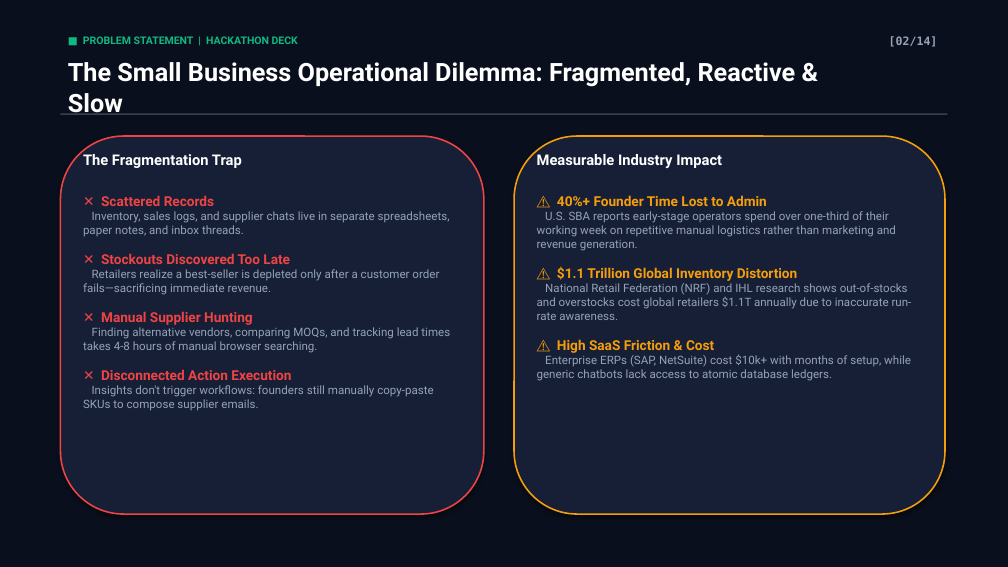
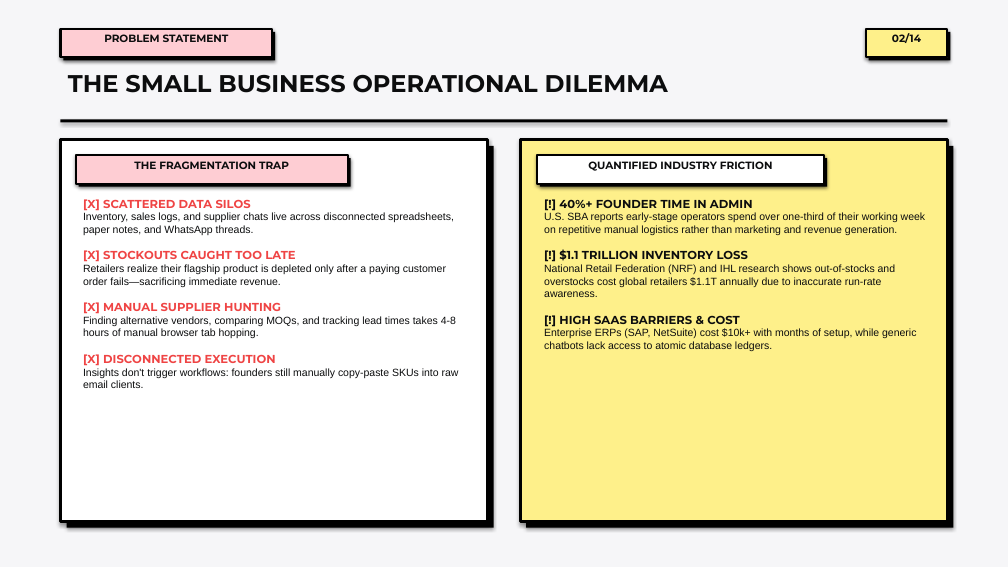
Before and after one commit to SoumilS18/Oppora, a slide deck: slide 2 of Oppora_Hackathon_Presentation.pptx. Drawn at 1008x567 pixels with LibreOffice and Linux fonts; fonts in the diff are those of the drawing. Boxes give left, top, right and bottom in pixels: in the first picture for what was removed or moved away, otherwise in the second. Text is boxed around its words. In the diff, an @@ line names an element or a change of style, - is before the commit and + after.

Commit message:
style: apply Theme 2 authentic Neo-Brutalist design to Oppora presentation

```diff
--- a/Oppora_Hackathon_Presentation.pptx
+++ b/Oppora_Hackathon_Presentation.pptx
@@ rectangle at (0, 0, 1008, 567): fill #0A0F1D to #F6F6F8 @@
@@ rectangle added at (60, 29, 272, 57), fill #FECDD3, outline #000000 2 pt @@
@@ rectangle added at (866, 29, 948, 57), fill #FEF08A, outline #000000 2 pt @@
@@ rectangle added at (64, 32, 275, 60), fill #000000 @@
@@ text at (104, 34, 229, 42): text changed; font Roboto to Montserrat; text colour #10B981 to #0C0D0E @@
-■ PROBLEM STATEMENT | HACKATHON DECK
+PROBLEM STATEMENT
@@ rectangle added at (869, 32, 951, 60), fill #000000 @@
@@ text at (892, 33, 921, 43): text changed; size 11 to 10 pt; font DejaVu Sans Mono to Montserrat; text colour #94A3B8 to #0C0D0E @@
-[02/14]
+02/14
@@ text at (68, 75, 668, 93): text changed; size 24 to 23 pt; font Roboto to Montserrat; text colour #FFFFFF to #0C0D0E @@
-The Small Business Operational Dilemma: Fragmented, Reactive & Slow
+THE SMALL BUSINESS OPERATIONAL DILEMMA
@@ rectangle: place and size @@
-rectangle at (60, 113, 948, 115)
+rectangle at (60, 119, 948, 123)
@@ rectangle at (60, 119, 948, 123): fill #334155 to #000000 @@
@@ rounded rectangle removed at (60, 136, 484, 514) @@
@@ rectangle added at (60, 140, 488, 522), fill #FFFFFF, outline #000000 3 pt @@
@@ rectangle added at (67, 146, 494, 528), fill #000000 @@
@@ rounded rectangle removed at (514, 136, 945, 514) @@
@@ rectangle added at (520, 140, 948, 522), fill #FEF08A, outline #000000 3 pt @@
@@ rectangle added at (526, 146, 954, 528), fill #000000 @@
@@ rectangle added at (76, 155, 348, 184), fill #FECDD3, outline #000000 2 pt @@
@@ rectangle added at (79, 158, 351, 187), fill #000000 @@
@@ text at (134, 161, 289, 169): text changed; size 14 to 10 pt; font Roboto to Montserrat; text colour #FFFFFF to #0C0D0E @@
-The Fragmentation Trap
+THE FRAGMENTATION TRAP
@@ text removed at (537, 154, 722, 168) @@
-Measurable Industry Impact
@@ rectangle added at (537, 155, 824, 184), fill #FFFFFF, outline #000000 2 pt @@
@@ rectangle added at (540, 158, 827, 187), fill #000000 @@
@@ text added at (588, 161, 773, 171), 10 pt, text #0C0D0E, bold @@
+QUANTIFIED INDUSTRY FRICTION
@@ text at (83, 199, 459, 388): text changed; size 11 to 10 pt; font Roboto to Arial; text colour #94A3B8 to #0C0D0E @@
-✕ Scattered Records
-Inventory, sales logs, and supplier chats live in separate spreadsheets, paper notes, and inbox threads.
-✕ Stockouts Discovered Too Late
-Retailers realize a best-seller is depleted only after a customer order fails—sacrificing immediate revenue.
-✕ Manual Supplier Hunting
-Finding alternative vendors, comparing MOQs, and tracking lead times takes 4-8 hours of manual browser searching.
-✕ Disconnected Action Execution
-Insights don't trigger workflows: founders still manually copy-paste SKUs to compose supplier emails.
+[X] SCATTERED DATA SILOS
+Inventory, sales logs, and supplier chats live across disconnected spreadsheets, paper notes, and WhatsApp threads.
+[X] STOCKOUTS CAUGHT TOO LATE
+Retailers realize their flagship product is depleted only after a paying customer order fails—sacrificing immediate revenue.
+[X] MANUAL SUPPLIER HUNTING
+Finding alternative vendors, comparing MOQs, and tracking lead times takes 4-8 hours of manual browser tab hopping.
+[X] DISCONNECTED EXECUTION
+Insights don't trigger workflows: founders still manually copy-paste SKUs into raw email clients.
@@ text "[!] 40%+ FOUNDER TIME IN ...": place and size @@
-text "[!] 40%+ FOUNDER TIME IN ..." at (537, 195, 912, 381)
+text "[!] 40%+ FOUNDER TIME IN ..." at (544, 199, 925, 351)
@@ text at (559, 199, 753, 208): text changed; size 13 to 11 pt; font Roboto to Montserrat; text colour #F59E0B to #0C0D0E @@
-⚠ 40%+ Founder Time Lost to Admin
+[!] 40%+ FOUNDER TIME IN ADMIN
@@ text at (544, 212, 925, 351): size 11 to 10 pt, font Roboto to Arial, text colour #94A3B8 to #0C0D0E in "U.S. SBA reports early-stage operators spend over ...", "National Retail Federation (NRF) and IHL research ...", "Enterprise ERPs (SAP, NetSuite) cost $10k+ with ..." @@
@@ text at (559, 249, 748, 261): text changed; size 13 to 11 pt; font Roboto to Montserrat; text colour #F59E0B to #0C0D0E @@
-⚠ $1.1 Trillion Global Inventory Distortion
+[!] $1.1 TRILLION INVENTORY LOSS
@@ text at (559, 315, 740, 324): text changed; size 13 to 11 pt; font Roboto to Montserrat; text colour #F59E0B to #0C0D0E @@
-⚠ High SaaS Friction & Cost
+[!] HIGH SAAS BARRIERS & COST
```
Also in this commit, not shown: 13 other slides changed, 1 other file.
